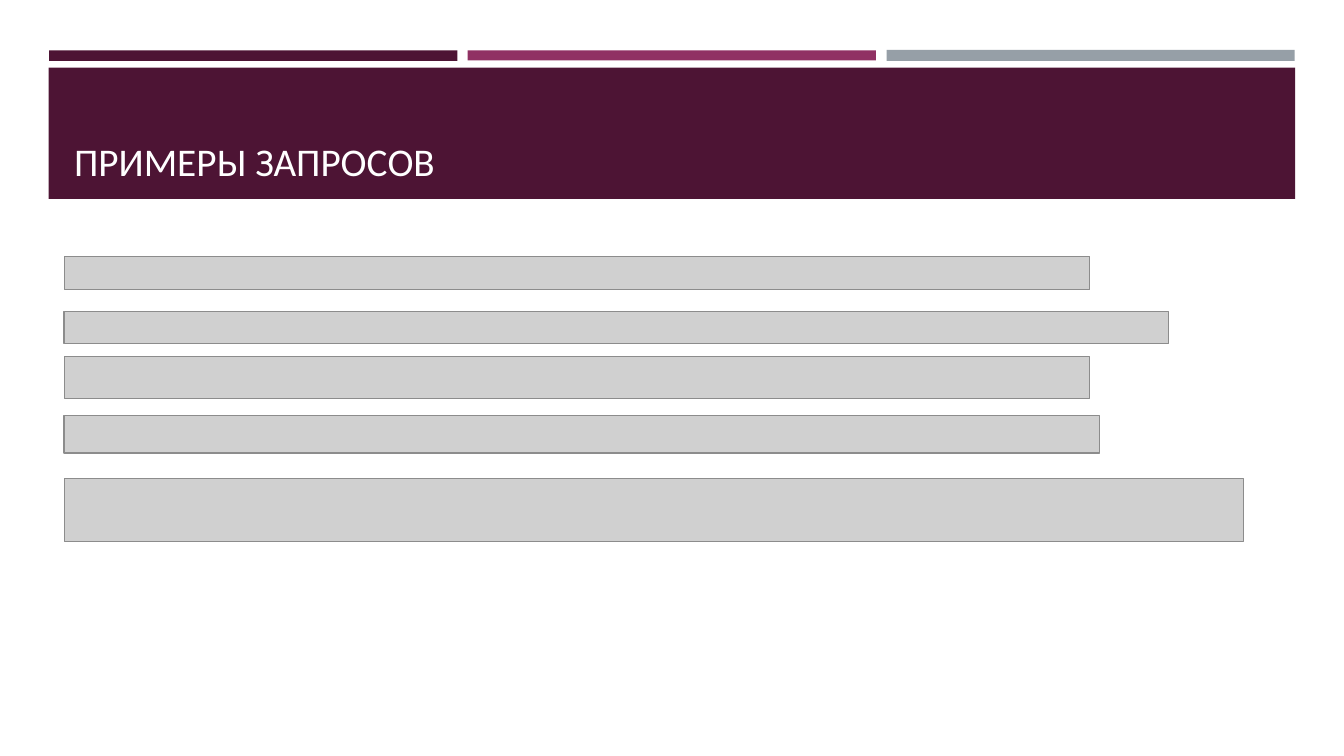
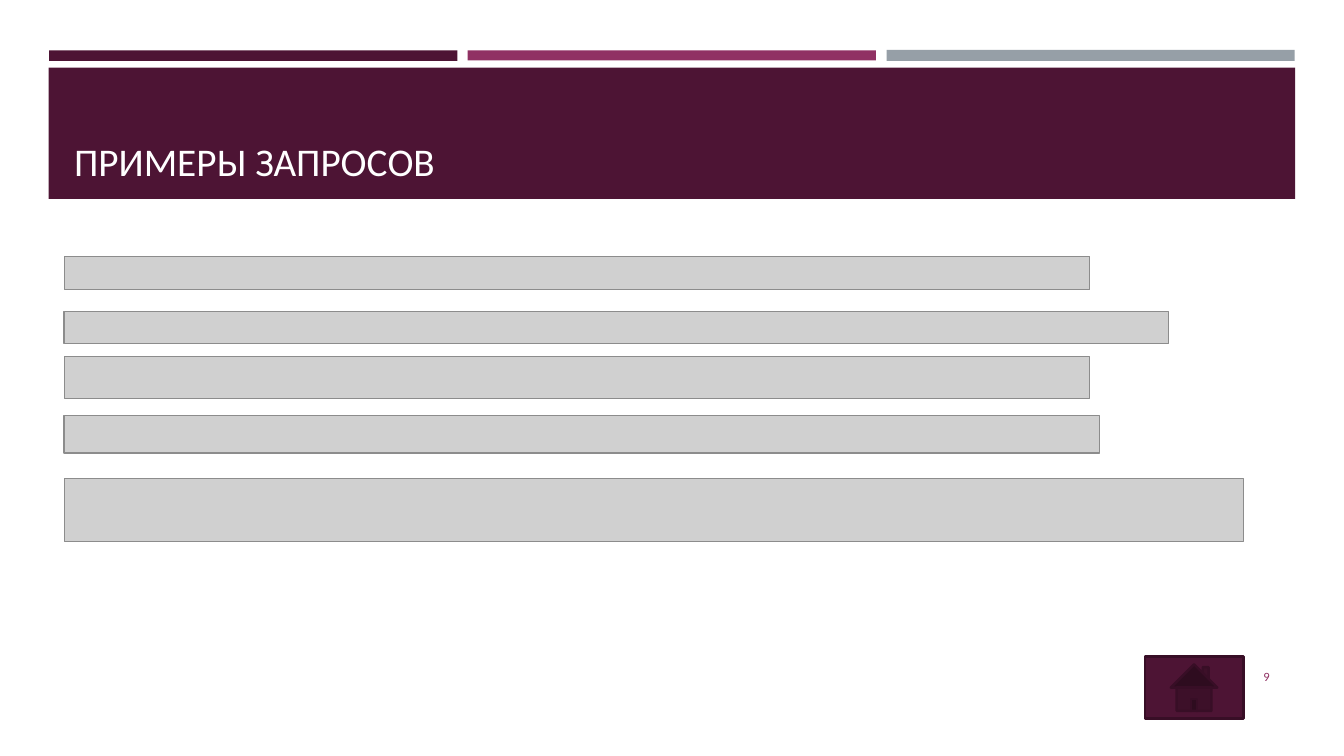
Before and after one commit to von1001/Hotels_NJS, a slide deck: slide 9 of Hotels.pptx. Drawn at 1344x756 pixels with LibreOffice and Linux fonts; fonts in the diff are those of the drawing; grey boxes stand for pictures. Boxes give left, top, right and bottom in pixels: in the first picture for what was removed or moved away, otherwise in the second. Text is boxed around its words. In the diff, an @@ line names an element or a change of style, - is before the commit and + after.

```diff
--- a/Hotels.pptx
+++ b/Hotels.pptx
@@ action button home added at bbox=[1145, 656, 1244, 719], fill #4D1434, outline #390F26 1.75 pt @@
@@ page number added at bbox=[1263, 673, 1269, 681], 9 pt, text #903163 @@
+9
```
Also in this commit, not shown: 9 other slides changed, 1 slide added, 1 slide removed, 16 other files.
